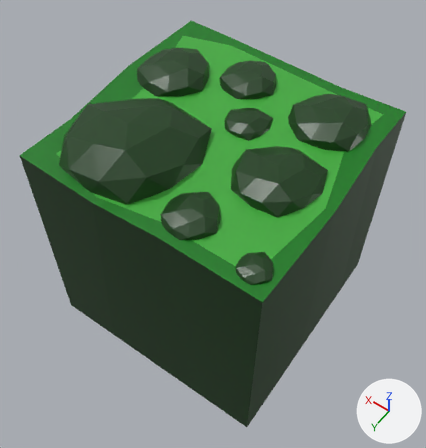
Two versions of the FBX model Assets/Tiles/TileRock/TileRock_01.fbx, one commit apart.
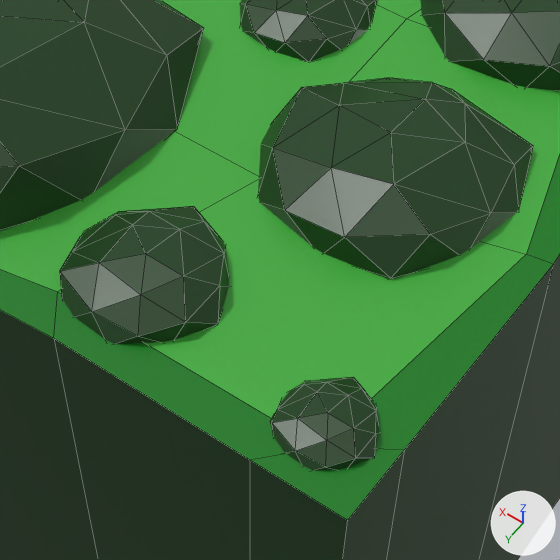
Old and new are each drawn whole from a 50 mm camera at (-0.877, 1.269, 1.447) aimed at (-0.005, 0.048, -0.471) and again close up on the part from 33% to 79% of the width and 27% to 71% of the height. Lighting does not change. The marker at lower right points along +X, +Y and +Z. The close-ups show mesh edges as thin lines. Where no turn or scale is listed for an object, it has been applied to the vertices.

Before the edit, the objects in view are built like this:
```python
me_basictile_004 = bpy.data.meshes.new('BasicTile.004')
me_basictile_004.from_pydata(...)  # 392 vertices, 688 faces; spans x -0.504..0.509, y -0.5..0.502, z -1.0..0.124
# faces by material slot: [9, 663, 16]
me_basictile_004.materials.append(mat_top_004)  # green #42ac3d
me_basictile_004.materials.append(mat_sides_004)  # dark green #183f16
me_basictile_004.materials.append(mat_grass)  # dark green #107a1a
ob_rocktile_01 = bpy.data.objects.new('RockTile_01', me_basictile_004)
ob_rocktile_01.location = (0.0, 0.0, 0.0)
```
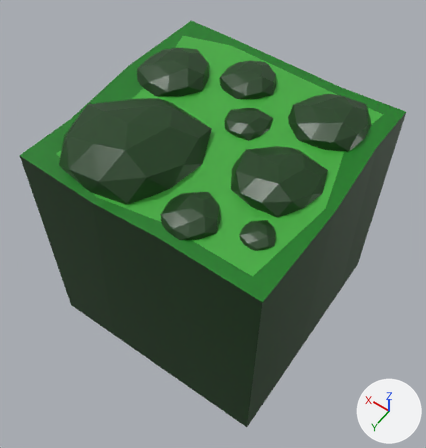
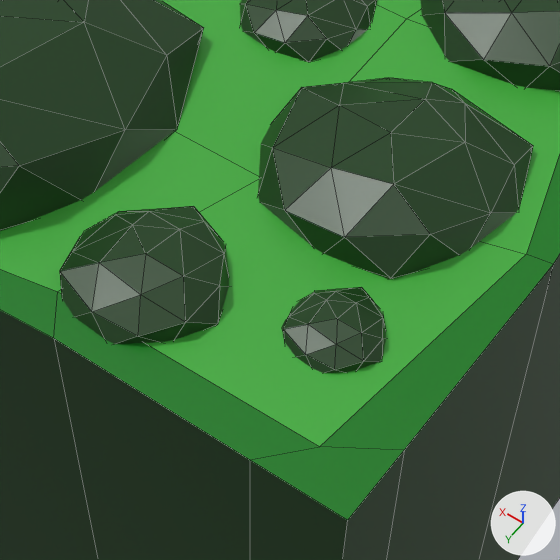
Patch to the scene script:
```diff
--- a/Assets/Tiles/TileRock/TileRock_01.fbx.py
+++ b/Assets/Tiles/TileRock/TileRock_01.fbx.py
@@ me_basictile_004 @@
 me_basictile_004.from_pydata(...)  # 392 vertices, 688 faces; spans x -0.504..0.509, y -0.5..0.502, z -1.0..0.124
 # used by ob_rocktile_01; location = (0.0, 0.0, 0.0)
+# me_basictile_004 part 1: the loose piece of 42 vertices spanning x -0.478..-0.355, y 0.345..0.47, z -0.034..0.025 is moved by (0.058, -0.107, 0.0)
 me_basictile_004.materials.append(mat_top_004)
```

What differs and where, as boxes [x1, y1, x2, y2] in the close-ups (560 x 560 px; the box of a moved part takes in the faces that stretch with it):
part 1 of me_basictile_004, moved or reshaped: before [271, 377, 379, 471]; after [282, 287, 386, 373]
